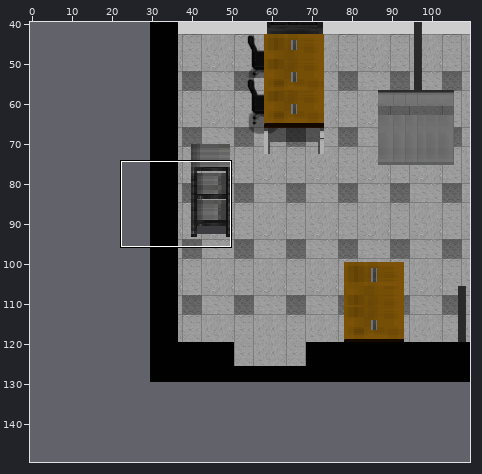
Level history. Tiled map: OSS_Project_SevenEleven/Assets/SuperTiled2Unity/Import/singong_alpha.tmx. Above, an overview of the earlier version with the close-up marked.
Close-up. Before:
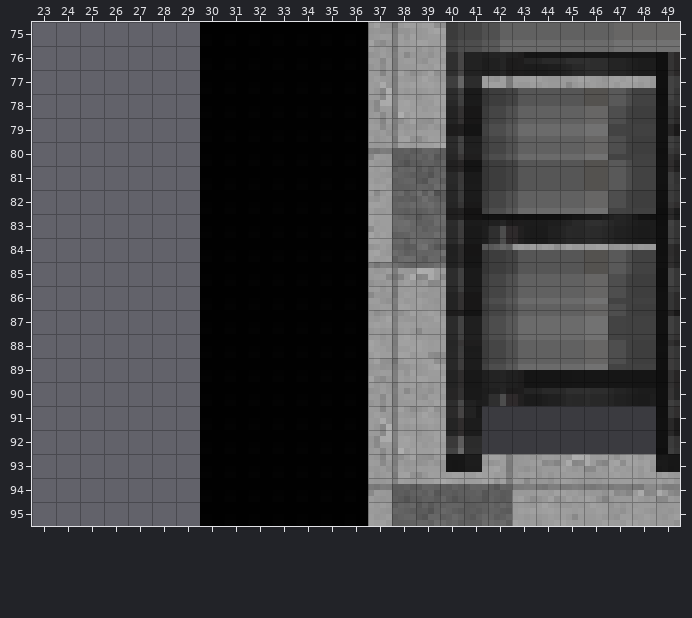
Cells are 4x4 px. Shown: x 23..49, y 75..95. The commit also changed other parts of the map, which this record leaves out. The old version is drawn lined up with the new one.
Now the later version:
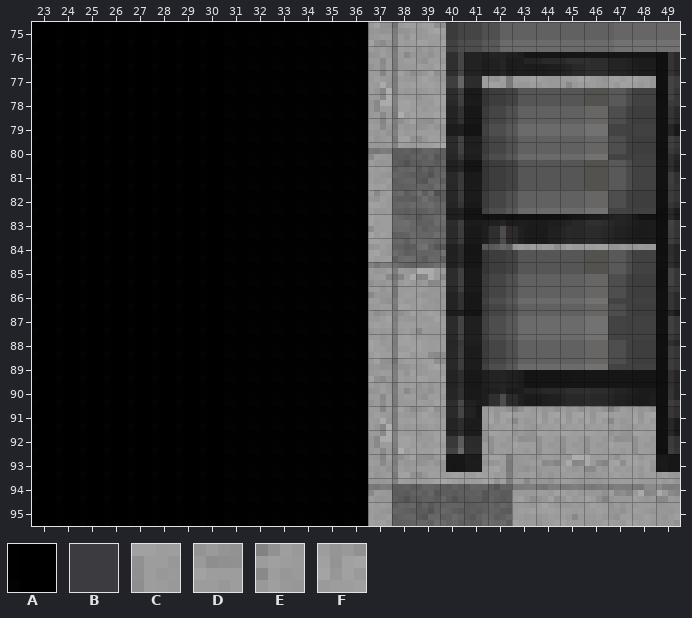
Key: from "singong_alpha_asset": A 2160, B 5620, C 10243, D 10255, E 10770, F 12518.
_ is an empty cell, . an unchanged one.
See-through tiles are keyed as they look on the map.
Changes in this commit:
map size 260x110 -> 320x150 cells (old content now starts at 30,20; both pictures use the new coordinates)
--- layer "Ground"
@@ x 41..48 @@
-91 BBBBBBBB
-92 BBBBBBBB
+91 EFEFFFEF
+92 DCDCCCDC
--- layer "black"
@@ x 23..29 @@
-75 _______
-76 _______
-77 _______
-78 _______
-79 _______
-80 _______
-81 _______
-82 _______
-83 _______
-84 _______
-85 _______
-86 _______
-87 _______
-88 _______
-89 _______
-90 _______
-91 _______
-92 _______
-93 _______
-94 _______
-95 _______
+75 AAAAAAA
+76 AAAAAAA
+77 AAAAAAA
+78 AAAAAAA
+79 AAAAAAA
+80 AAAAAAA
+81 AAAAAAA
+82 AAAAAAA
+83 AAAAAAA
+84 AAAAAAA
+85 AAAAAAA
+86 AAAAAAA
+87 AAAAAAA
+88 AAAAAAA
+89 AAAAAAA
+90 AAAAAAA
+91 AAAAAAA
+92 AAAAAAA
+93 AAAAAAA
+94 AAAAAAA
+95 AAAAAAA
Pixel boxes of the changes (left, top, right, bottom) in both close-ups:
added: (32, 22, 200, 526)
changed: (482, 406, 656, 454)
